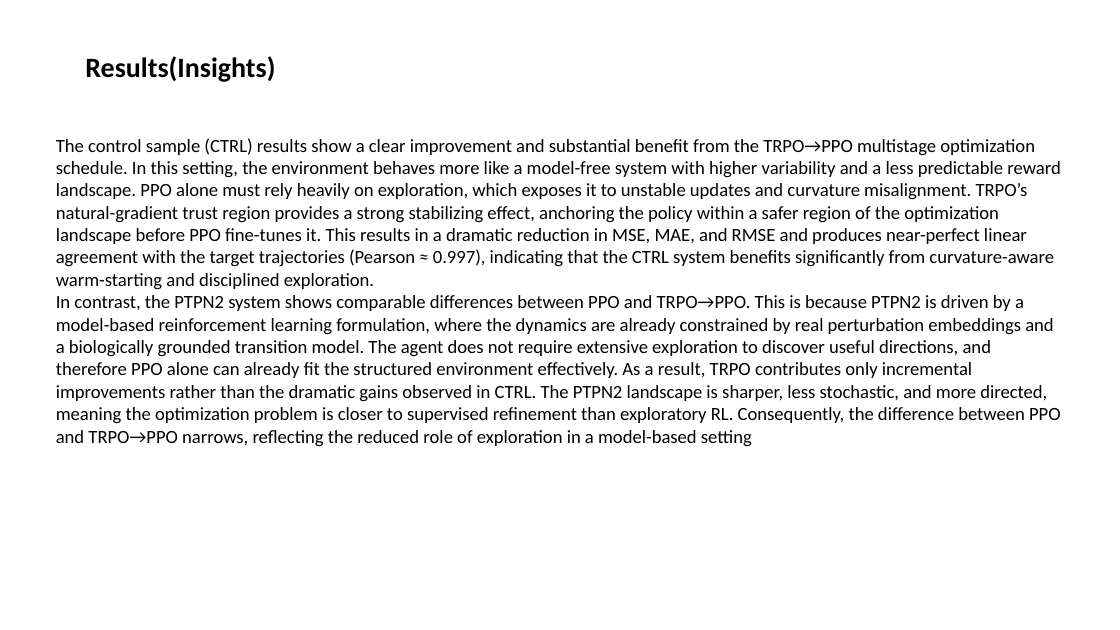
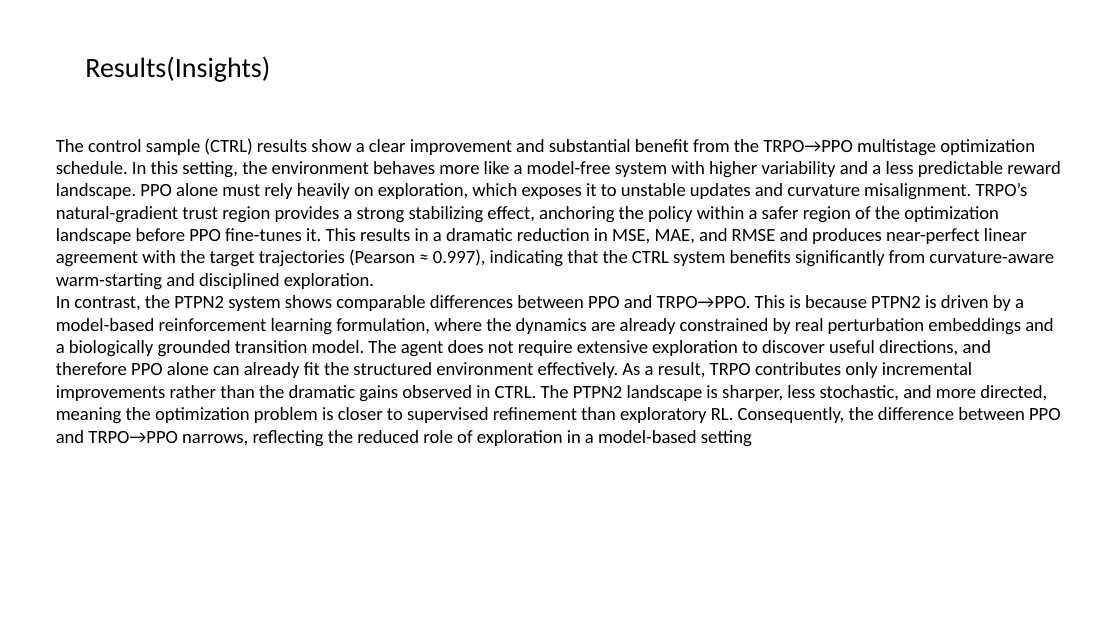
Before and after one commit to boabangf/GNN_RL_gene_trajectory_perturbation, a slide deck: slide 15 of ppt slides for omic codeathon (1) (1).pptx (slide 14 before the commit). Drawn at 1120x630 pixels with LibreOffice and Linux fonts; fonts in the diff are those of the drawing. Boxes give left, top, right and bottom in pixels: in the first picture for what was removed or moved away, otherwise in the second. Text is boxed around its words. In the diff, an @@ line names an element or a change of style, - is before the commit and + after.

```diff
--- a/ppt slides for omic codeathon (1) (1).pptx
+++ b/ppt slides for omic codeathon (1) (1).pptx
@@ title "Results(Insights)" at [85,56,270,82]: bold off @@
```
Also in this commit, not shown: 7 other slides changed, 1 slide added.
